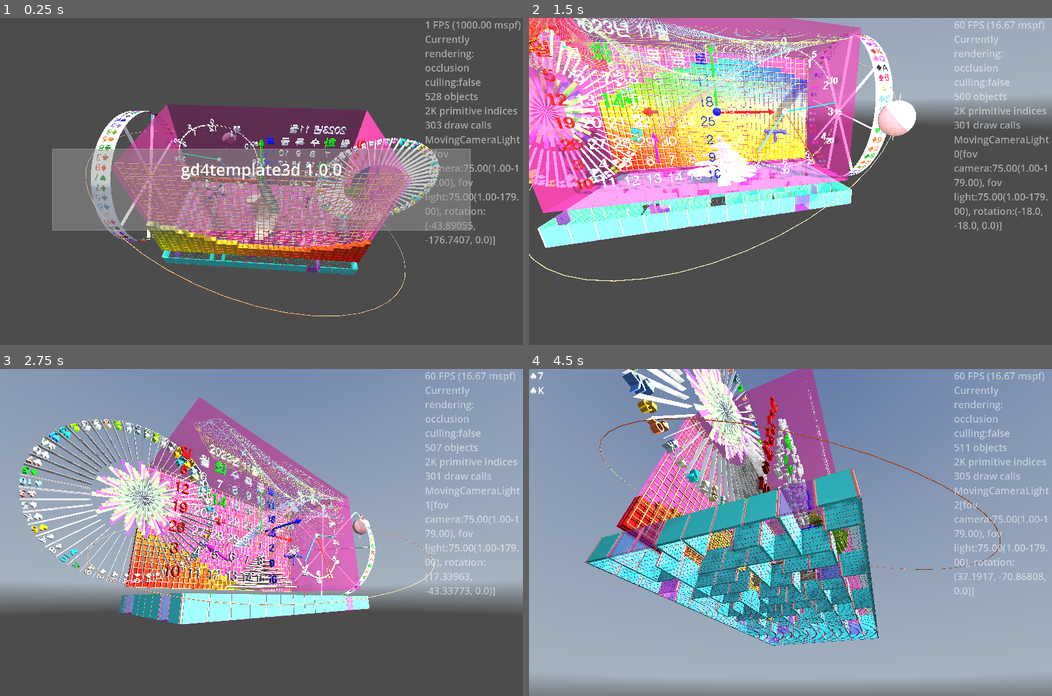
Above: before the commit, frames 1-4 (two rows, left to right).
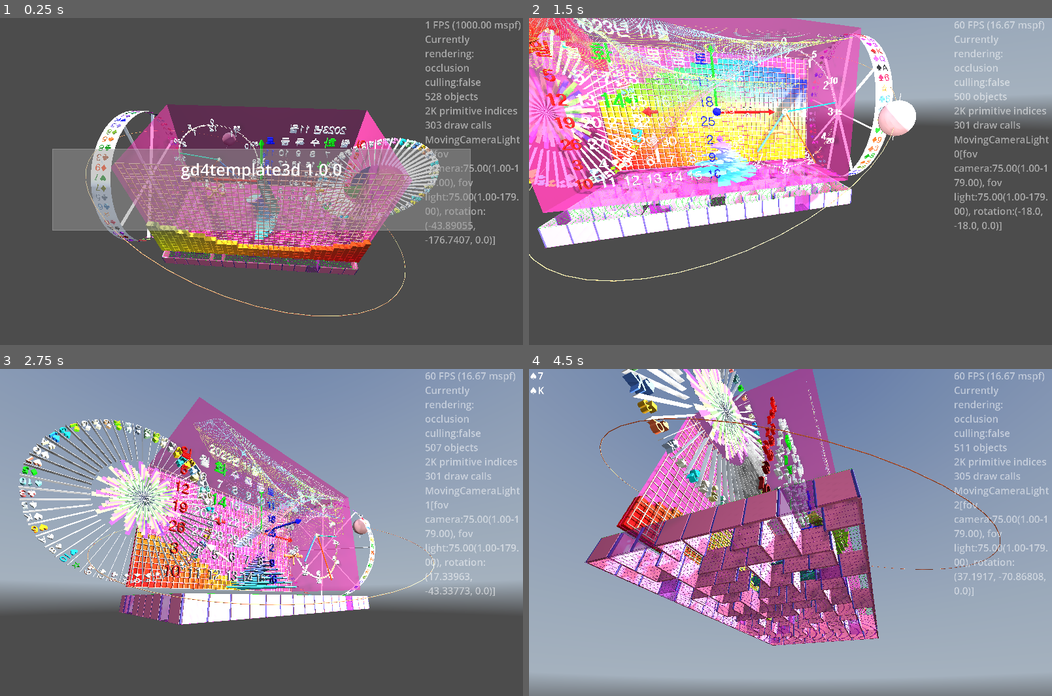
Above: after the commit, the same moments.

Repository: kasworld/gd4template3d
Game: Godot game, scene res://main.tscn
The game is run twice, just before and just after one commit, with the same random seed, the same clock (stepped at 60 frames per second) and the same inputs. A sky picture missing from this copy of the repository is replaced by a grey-blue gradient.
Inputs (mouse positions are in pixels of both pictures, inside the frame that each line leads up to):
- Up to frame 1 (0.25 s): no input
- Up to frame 2 (1.5 s): tap Enter at 0.5 s; move the mouse to (905, 165) at 0.52 s; hold Right 0.53-1.28 s; tap Q at 0.6 s; click (905, 165) at 0.67 s; move the mouse to (685, 197) at 1.27 s; hold Down from 1.28 s (still down); tap E at 1.35 s
- Up to frame 3 (2.75 s): move the mouse to (313, 460) at 2.02 s; release Down at 2.03 s; hold Right from 2.03 s (still down); tap Enter at 2.1 s
- Up to frame 4 (4.5 s): move the mouse to (764, 597) at 2.77 s; release Right at 2.78 s; hold Up 2.78-3.53 s; tap Q at 2.85 s; click (764, 597) at 2.92 s; move the mouse to (947, 581) at 3.52 s; hold Left from 3.53 s (still down); tap E at 3.6 s; move the mouse to (633, 483) at 4.27 s; tap Enter at 4.35 s

The runs differ from the first frame. In frame 1, 2.8% of the frame differs, in the area x 21-79%, y 44-79%; in frame 2, 9.6%; in frame 3, 4.9%; in frame 4, 17%, in the area x 10-67%, y 14-85%.

Commit message:
position demos

Diff:
--- a/main.gd
+++ b/main.gd
@@ -64,28 +64,27 @@
 	get_viewport().size_changed.connect(on_viewport_size_changed)
 	ui_panel_init()
 	timed_message_init()
-
 	$OmniLight3D.position = Vector3(0,0,WorldSize.length())
 	$OmniLight3D.omni_range = WorldSize.length()*2
 	$FixedCameraLight.set_center_pos_far(Vector3.ZERO, 	Vector3(0, 0, WorldSize.z*2), WorldSize.length()*2)
 	$MovingCameraLightHober.set_center_pos_far( Vector3.ZERO, Vector3(0, 0, WorldSize.z), WorldSize.length()*2)
 	$MovingCameraLightAround.set_center_pos_far( Vector3.ZERO, Vector3(0, 0, WorldSize.z), WorldSize.length()*2)
-
 	$AxisArrow3D.set_size(10)
-	wallbox_demo()
-	wavegauge_demo()
-	maze3d_demo()
-	orbit_demo()
-	wirenet_demo()
-	bartree_demo()
-	calendar_demo()
-	clock_demo()
-	line2d_demo()
-	arrow3d_demo()
-	valvehandle_demo()
-	meshtrail_demo()
-	reel_demo()
-	wheel_demo()
+
+	wallbox_demo(Vector3.ZERO)
+	bartree_demo(Vector3(0, -WorldSize.y/2, 0 ))
+	wirenet_demo(Vector3(-WorldSize.x/2, -WorldSize.y/2, -WorldSize.z/2 +1))
+	clock_demo(Vector3(WorldSize.x/4,0,WorldSize.z/4 +1))
+	calendar_demo(Vector3(-WorldSize.x/4,0,WorldSize.z/4 -1))
+	orbit_demo(Vector3.ZERO)
+	line2d_demo(Vector3(0,0,WorldSize.z/2-1.0))
+	valvehandle_demo(Vector3(WorldSize.x/4, -WorldSize.y/4, 0))
+	arrow3d_demo(Vector3(-WorldSize.x/4, -WorldSize.y/4, 0))
+	meshtrail_demo(Vector3.ZERO)
+	maze3d_demo( Vector3(0, -WorldSize.y/2 ,0) )
+	wavegauge_demo(Vector3(0, 0 , -WorldSize.z/2))
+	reel_demo(Vector3( WorldSize.x/2 , 0, 0))
+	wheel_demo(Vector3( -WorldSize.x/2 - 2, 0,0))
 
 	main_animation.animation_ended.connect(main_animation_ended)
 	start_all_animation()
@@ -108,7 +107,7 @@
 	$Roulette.init(0, WorldSize.y/2, 0.5, color_text_into_list )
 	$Roulette.색설정하기(make_random_color(), make_random_color(), make_random_color() )
 	$Roulette.rotation_stopped.connect(wheel결과가결정됨)
-	$Roulette.position = Vector3( -WorldSize.x/2 - 2, 0,0)
+	$Roulette.position = base_pos
 	wheel돌리기()
 func make_random_color() -> Color:
 	return NamedColorList.color_list.pick_random()[0]
@@ -132,7 +131,7 @@
 	color_text_into_list.shuffle()
 	$SlotReel.init(0, symbol크기, color_text_into_list)
 	$SlotReel.rotation_stopped.connect(reel결과가결정됨)
-	$SlotReel.position = Vector3( WorldSize.x/2 + symbol크기.x , 0, 0)
+	$SlotReel.position = base_pos + Vector3(symbol크기.x,0,0)
 	reel돌리기()
 func reel돌리기() -> void:
 	var rot = randfn(2*PI, PI/2)
@@ -150,11 +149,11 @@
 	var wavegauge_size := WorldSize
 	wavegauge_size.z = 1
 	$WaveGauge.init(wavegauge_size, Vector3i(wavegauge_size), WaveGauge.color_list, 0.1, 1.0 )
-	$WaveGauge.position = Vector3(0, 0 , -WorldSize.z/2)
-
-func wallbox_demo() -> void:
+	$WaveGauge.position = base_pos
+
+func wallbox_demo(base_pos :Vector3 = Vector3.ZERO) -> void:
 	$WallBox.mesh.size = WorldSize
-	#$WallBox.position = Vector3(0,0,-WorldSize.z/2)
+	$WallBox.position = base_pos
 	$WallBox.mesh.material.albedo_color = Color(random_color(), 0.5)
 
 func maze3d_demo(base_pos :Vector3 = Vector3.ZERO) -> void:
@@ -163,13 +162,13 @@
 	ms.LaneW = WorldSize.x/ms.MazeSize.x
 	ms.StoryH = ms.LaneW
 	$Maze3D.init_with_color( ms, Callable(), random_color(), random_color(), random_color() )
-	$Maze3D.position.y = -WorldSize.y/2 -ms.StoryH
+	$Maze3D.position = base_pos + Vector3(0, -ms.StoryH,0)
 
 
 var bound_aabb :AABB
 var trailmesh_radius := 1.0
 func meshtrail_demo(base_pos :Vector3 = Vector3.ZERO) -> void:
-	bound_aabb = AABB( -WorldSize/2, WorldSize)
+	bound_aabb = AABB( base_pos -WorldSize/2, WorldSize)
 	var count := 20
 	var startpos := bound_aabb.get_center()
 	var mesh := BoxMesh.new()
@@ -197,11 +196,11 @@
 
 func arrow3d_demo(base_pos :Vector3 = Vector3.ZERO) -> void:
 	$Arrow3D.set_color(random_color()).set_size(5,0.2,0.6)
-	$Arrow3D.position = Vector3(-WorldSize.x/4, -WorldSize.y/4, 0)
+	$Arrow3D.position = base_pos
 
 func valvehandle_demo(base_pos :Vector3 = Vector3.ZERO) -> void:
 	$ValveHandle.init(2,2,4, random_color())
-	$ValveHandle.position = Vector3(WorldSize.x/4, -WorldSize.y/4, 0)
+	$ValveHandle.position = base_pos
 
 func line2d_demo(base_pos :Vector3 = Vector3.ZERO) -> void:
 	var size_pixel := Vector2i(2048,2048)
@@ -214,7 +213,7 @@
 	$MoveLine2DMeshInstance3D.mesh = PlaneMesh.new()
 	$MoveLine2DMeshInstance3D.mesh.size = Vector2(WorldSize.x, WorldSize.y)
 	$MoveLine2DMeshInstance3D.mesh.orientation = PlaneMesh.FACE_Z
-	$MoveLine2DMeshInstance3D.position = Vector3(0,0,WorldSize.z/2-1.0)
+	$MoveLine2DMeshInstance3D.position = base_pos
 	$MoveLine2DMeshInstance3D.material_override = StandardMaterial3D.new()
 	$MoveLine2DMeshInstance3D.material_override.transparency = StandardMaterial3D.TRANSPARENCY_ALPHA
 	$MoveLine2DMeshInstance3D.material_override.albedo_texture = $MoveLine2DSubViewport.get_texture()
@@ -229,29 +228,30 @@
 	var mat2 := StandardMaterial3D.new()
 	mat2.albedo_color = random_color()
 	$OrbitSphere.궤도설정(diagonal_length*1.1, 1.0/3, axis1, a120*2).구설정(2, 1, Vector3.UP).구재질설정(mat2).궤도재질설정(mat1)
+	$OrbitSphere.position = base_pos
 
 func calendar_demo(base_pos :Vector3 = Vector3.ZERO) -> void:
 	$Calendar3d.init(WorldSize.x/2, WorldSize.y, 2, WorldSize.y/2.0/6 , false )
 	$Calendar3d.rotate_y(PI/2)
 	$Calendar3d.rotate_x(PI/2)
-	$Calendar3d.position = Vector3(-WorldSize.x/4,0,WorldSize.z/4 -1)
+	$Calendar3d.position = base_pos
 
 func clock_demo(base_pos :Vector3 = Vector3.ZERO) -> void:
 	$AnalogClock3d.init(WorldSize.x/4, 2, WorldSize.y/2.0/7 ,9.0, false )
 	$AnalogClock3d.rotate_y(PI/2)
 	$AnalogClock3d.rotate_x(PI/2)
-	$AnalogClock3d.position = Vector3(WorldSize.x/4,0,WorldSize.z/4 +1)
+	$AnalogClock3d.position = base_pos
 
 func wirenet_demo(base_pos :Vector3 = Vector3.ZERO) -> void:
 	$WireNet.init_wire_net(Vector2(40,22), Vector2(41,23), 0.1, random_color())
-	$WireNet.position = Vector3(-WorldSize.x/2, -WorldSize.y/2, -WorldSize.z/2 +1)
+	$WireNet.position = base_pos
 
 func bartree_demo(base_pos :Vector3 = Vector3.ZERO) -> void:
 	var tree_size := Vector3(WorldSize.x/3, WorldSize.y/3, WorldSize.x/3 * randf_range(0.5 , 2.0)/10)
 	var bar_count := randf_range(5,200)
 	$BarTree2.init_bartree_with_color(random_color(), random_color(),bar_count
 		).init_bartree_transform(tree_size, 0)
-	$BarTree2.position = Vector3(0, -WorldSize.y/2, 0 )
+	$BarTree2.position = base_pos
 func random_color()->Color:
 	return NamedColorList.color_list.pick_random()[0]
 
